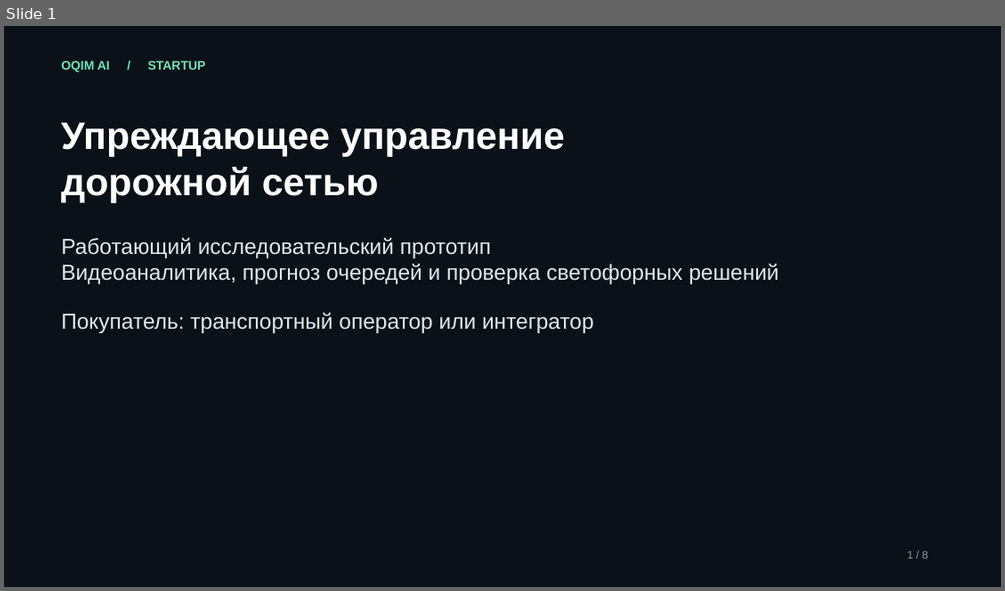
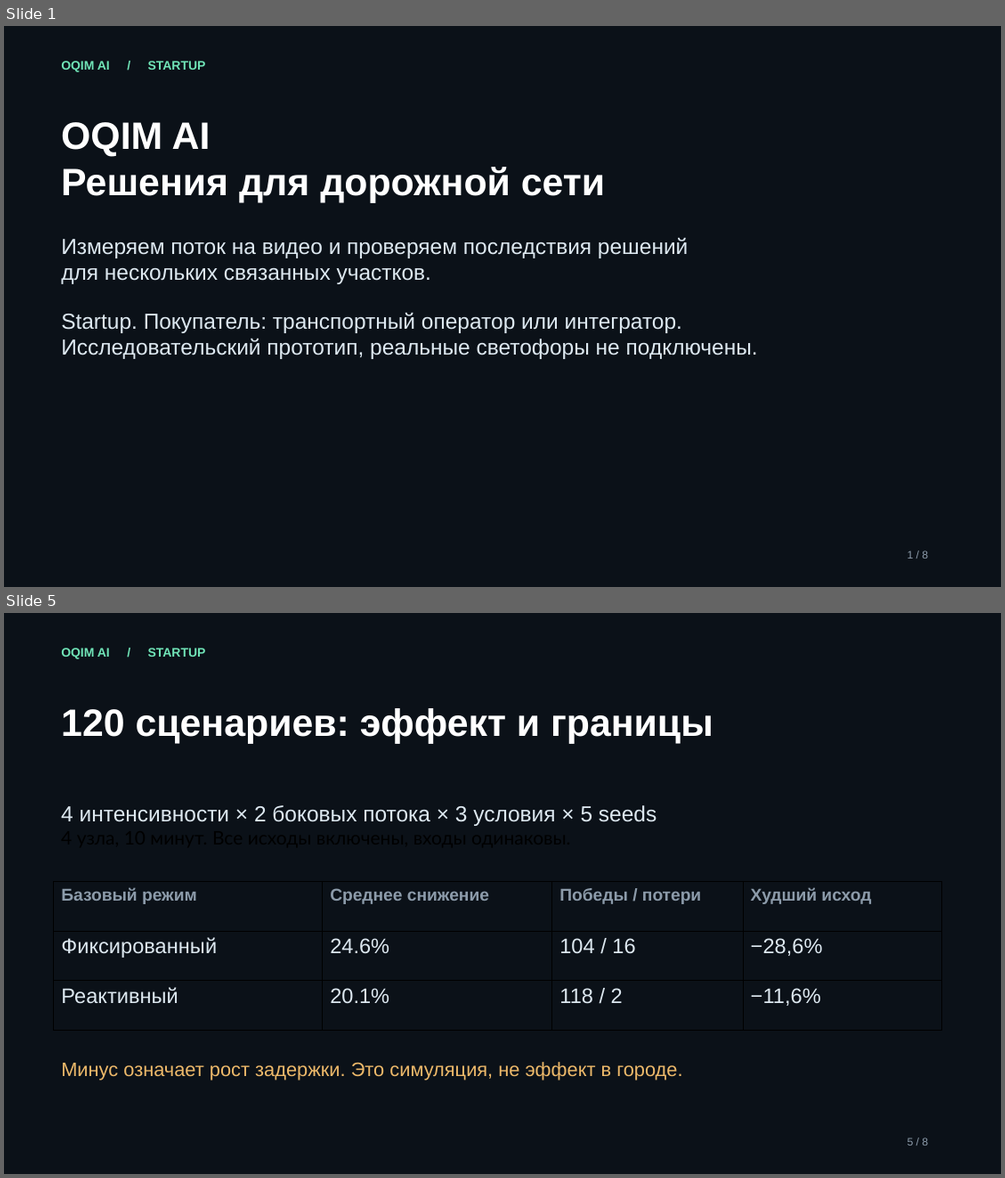
Before and after one commit to baytoooo/oqim-ai, a slide deck: DEFENSE.pptx. Shown one above the other, each under a label of ours: slide 1 before the commit, slides 1 and 5 after it; the slides between them are not shown. The pictures are 1005x591 and 1005x1178 pixels, drawn with LibreOffice and Linux fonts; fonts in the diff are those of the drawing. Boxes give left, top, right and bottom in pixels: in the first picture for what was removed or moved away, otherwise in the second. Text is boxed around its words. In the diff, an @@ line names an element or a change of style, - is before the commit and + after.

```diff
--- a/DEFENSE.pptx
+++ b/DEFENSE.pptx
@@ slide 5 added at (4,613,1001,1174), background #0B1118 @@
@@ text added at (61,648,206,659), 12 pt, text #70E4B7, bold @@
+OQIM AI / STARTUP
@@ text added at (61,708,713,744), 36.8 pt, text #FFFFFF, bold @@
+120 сценариев: эффект и границы
@@ text added at (61,805,656,826), 18 pt, text #000000 @@
+4 интенсивности × 2 боковых потока × 3 условия × 5 seeds
+4 узла, 10 минут. Все исходы включены, входы одинаковы.
@@ table added at (54,882,942,1030), 3 rows, 4 columns @@
+Базовый режим | Среднее снижение | Победы / потери | Худший исход
+Фиксированный | 24.6% | 104 / 16 | −28,6%
+Реактивный | 20.1% | 118 / 2 | −11,6%
@@ text added at (61,1062,682,1080), 18.8 pt, text #EDB96A @@
+Минус означает рост задержки. Это симуляция, не эффект в городе.
@@ text added at (907,1137,928,1145), 10.5 pt, text #8C9BAA @@
+5 / 8
@@ slide 1 changed as well @@
@@ text at (61,122,605,203): text changed @@
-Упреждающее управление
-дорожной сетью
+OQIM AI
+Решения для дорожной сети
@@ text at (61,237,758,359): text changed @@
-Работающий исследовательский прототип
-Видеоаналитика, прогноз очередей и проверка светофорных решений
-Покупатель: транспортный оператор или интегратор
+Измеряем поток на видео и проверяем последствия решений
+для нескольких связанных участков.
+Startup. Покупатель: транспортный оператор или интегратор.
+Исследовательский прототип, реальные светофоры не подключены.
```
Also in this commit, not shown: 5 other slides changed, 1 other slide added, 2 slides removed, 24 other files.
